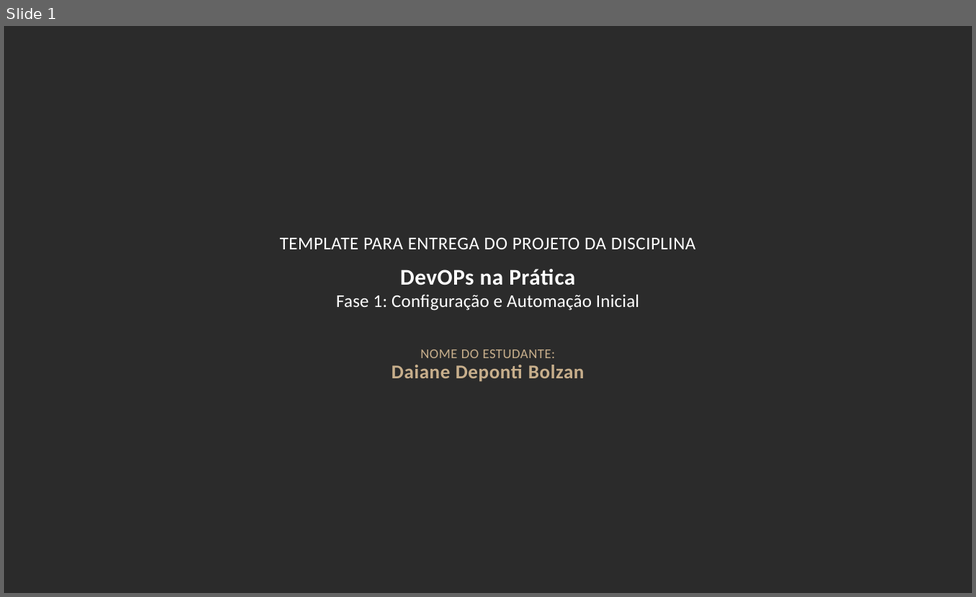
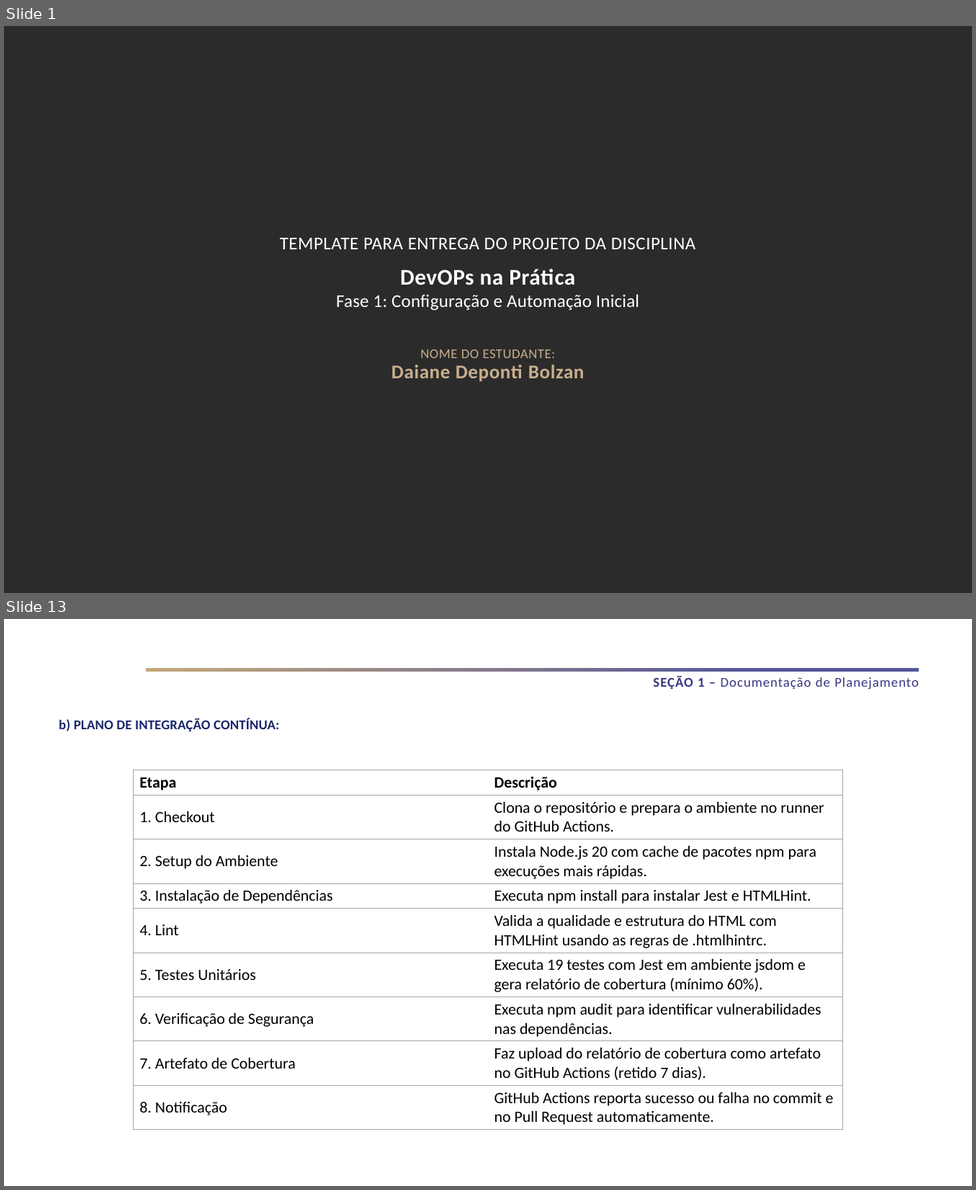
Before and after one commit to Daaaiii/Devops, a slide deck: Daiane Bolzan - Fase 1 - DevOps na Prática.pptx. Shown one above the other, each under a label of ours: slide 1 before the commit, slides 1 and 13 after it; the slides between them are not shown. The pictures are 976x597 and 976x1190 pixels, drawn with LibreOffice and Linux fonts; fonts in the diff are those of the drawing; background and template pictures are left out; a plain dark background stands for a picture behind light text. Boxes give left, top, right and bottom in pixels: in the first picture for what was removed or moved away, otherwise in the second. Text is boxed around its words. In the diff, an @@ line names an element or a change of style, - is before the commit and + after.

Commit message:
atualizando documentação da Fase 1 para incluir a conclusão da proteção da branch `main`

```diff
--- a/Daiane Bolzan - Fase 1 - DevOps na Prática.pptx
+++ b/Daiane Bolzan - Fase 1 - DevOps na Prática.pptx
@@ slide 13 added at (x1=4, y1=619, x2=972, y2=1186), background #FFFFFF @@
@@ rectangle added at (x1=145, y1=668, x2=918, y2=672), fill gradient #C3A77A to #53559B @@
@@ text added at (x1=653, y1=676, x2=918, y2=689), 18 pt, text #393683 @@
+SEÇÃO 1 – Documentação de Planejamento
@@ text added at (x1=59, y1=718, x2=279, y2=731), 18 pt, text #19266B, bold @@
+b) PLANO DE INTEGRAÇÃO CONTÍNUA:
@@ table added at (x1=134, y1=770, x2=842, y2=1129), 9 rows, 2 columns @@
+Etapa | Descrição
+1. Checkout | Clona o repositório e prepara o ambiente no runner do GitHub Actions.
+2. Setup do Ambiente | Instala Node.js 20 com cache de pacotes npm para execuções mais rápidas.
+3. Instalação de Dependências | Executa npm install para instalar Jest e HTMLHint.
+4. Lint | Valida a qualidade e estrutura do HTML com HTMLHint usando as regras de .htmlhintrc.
+5. Testes Unitários | Executa 19 testes com Jest em ambiente jsdom e gera relatório de cobertura (mínimo 60%).
+6. Verificação de Segurança | Executa npm audit para identificar vulnerabilidades nas dependências.
+7. Artefato de Cobertura | Faz upload do relatório de cobertura como artefato no GitHub Actions (retido 7 dias).
+8. Notificação | GitHub Actions reporta sucesso ou falha no commit e no Pull Request automaticamente.
```
Also in this commit, not shown: 13 other slides added, 5 slides removed, 1 other file.
